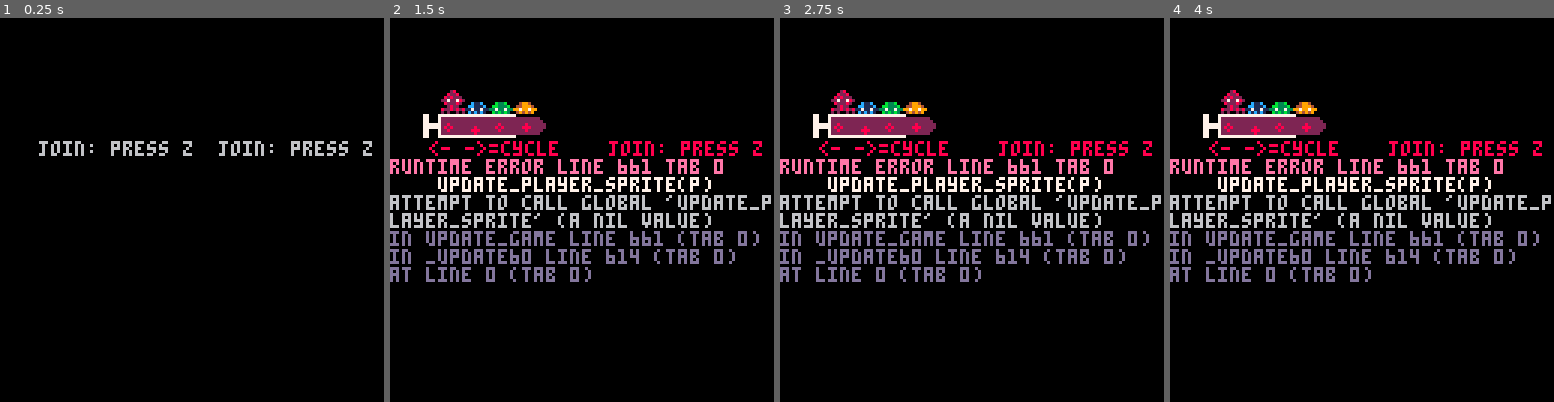
Above: before the commit, frames 1-4 (left to right).
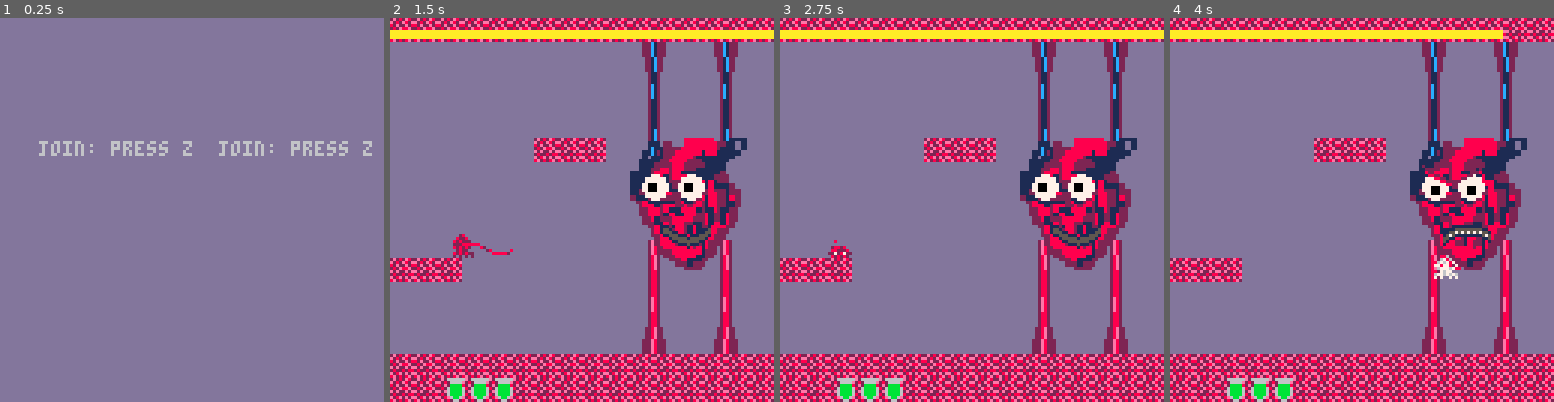
Above: after the commit, the same moments.

Repository: Von-dy/Game_Design_Final_Project
Game: PICO-8 cartridge current_build.p8
The game is run twice, just before and just after one commit, with the same random seed, the same clock (stepped at 60 frames per second) and the same inputs.
Inputs:
- Up to frame 1 (0.25 s): no input
- Up to frame 2 (1.5 s): tap O (Z key) at 0.33, 0.7, 1.43 s; tap X (X key) at 1.07 s
- Up to frame 3 (2.75 s): hold Left 1.97-2.37 s; tap X (X key) at 2.07, 2.4, 2.73 s; tap O (Z key) at 2.22 s; hold Down from 2.42 s (still down)
- Up to frame 4 (4 s): release Down at 2.82 s; hold Right 2.87-3.53 s; tap X (X key) at 3.07, 3.4, 3.73 s; tap O (Z key) at 3.1, 3.98 s; hold Up from 3.58 s (still down)

The runs differ from the first frame. In frame 1, 99% of the frame differs, in the area x 0-100%, y 0-100%; in frame 2, 97%; in frame 3, 97%; in frame 4, 97%.
Error before the commit: runtime error line 661 tab 0; update_player_sprite(p); attempt to call global 'update_player_sprite' (a nil value)

Commit message:
Last Merge Didnt work
Here is master cart

Diff:
--- a/current_build.p8
+++ b/current_build.p8
@@ -96,7 +96,7 @@
 function make_boss(n)
  if n==1 then
   --make heart boss
-  heart_boss()
+   heart_boss()
  end
  if n==2 then
  	--make stomach
@@ -110,7 +110,7 @@
 function heart_boss()
  boss.ct=time()
  boss.bullets={}
- boss.name,boss.state,boss.hp,boss.id="heart",0,1,1
+ lbx,boss.name,boss.state,boss.hp,boss.id=128,"heart",0,1,1
  boss.av={}
  boss.valves={}
  for i=1,4 do
@@ -122,8 +122,7 @@
 function stomach()
  boss.ct=time()
  boss.bullets={}
- boss.name,boss.state,boss.hp,boss.id="stomach",0,100,2
-
+ ldx,boss.name,boss.state,boss.hp,boss.id=256,"stomach",0,100,2
 end
 
 --makes the valves for the heart boss
@@ -158,7 +157,18 @@
 end
 
 function stomach_logic(s)
-
+ --first phase
+ if s==0 then
+
+ end
+ --second phase
+ if s==1 then
+
+ end
+ --final phase
+ if s==2 then
+
+ end
 end
 
 --determining what the heart boss does based on state
@@ -238,7 +248,7 @@
   tile={x=i,y=8}
   if side==1 then tile.x+=64 end
   t=rnd(5)
-  if t<=3.5 then add(boss.bullets,make_bullet(tile,3,21)) end
+  if t<=3.5 then add(boss.bullets,make_bullet(tile,3,48)) end
  end
 end
 
@@ -258,10 +268,11 @@
  end
 end
 
+--shoot a mini heart across the screen
 function mini_heart()
  local y=flr(rnd(104))+8
  tile={x=128, y=y}
- add(boss.bullets,make_bullet(tile,10,20))
+ add(boss.bullets,make_bullet(tile,10,23))
 end
 
 --for a valve, shoot a
@@ -270,7 +281,7 @@
  v.sprite=16
  --make 8 bullets, 4 diagonals 4 straight
  for i=0,7 do
-  add(boss.bullets,make_bullet(v,i,21))
+  add(boss.bullets,make_bullet(v,i,48))
  end
 end
 
@@ -285,6 +296,7 @@
    if p.state~=3 and hcollide(hx,hbox.w,hy,hbox.h,p.x,p.w,p.y,p.h) then p.hp-=1 del(boss.bullets,b) good=false p.hitcooldown=120 end
   end
 
+  --if no collide with player
   if good then
 	  --delete bullets
 	  if x>128 or x<0 or y>112 or y<8 or solid(hbox.x,hbox.y) or solid(hbox.x+hbox.w, hbox.y+hbox.h) then del(boss.bullets,b)
@@ -319,13 +331,13 @@
  end
 end
 
-function col_collision(p,c)
+--[[function col_collision(p,c)
  for i=p.x+3,p.x+6 do
   for j=p.y+3,p.y+6 do
    if pget(i,j)==c then p.hp-=1 end
   end
  end
-end
+end]]
 
 --track stats for score
 function scoreboard(n)
@@ -341,18 +353,17 @@
  end
 end
 
-function makehitbox(x,y,w,h,name)
+function makehitbox(x,y,w,h)
  hbox = {
   x=x,
   y=y,
   w=w,
   h=h
  }
- if name then hitboxes[name]=hbox add(hitboxes,hbox)
- else return hbox
- end
-end
-
+ return hbox
+end
+
+--hurt collision
 function hcollide(x1,w1,y1,h1,x2,w2,y2,h2)
  return (x2>x1+w1 or x2+w2<x1 or y2>y1+h1 or y2+h2<y1) == false
 end
@@ -361,170 +372,151 @@
 --movement functions
 function groundmovement(player)
  --import vars
- local x=player.x
- local y=player.y
- local dx=player.dx
- local dy=player.dy
-
+ x,y,dx,dy,state,d,w,h,j,a,ac,dcl,dodge,dflag,n=player.x,player.y,player.dx,player.dy,player.state,player.d,player.w,player.h,player.j,player.a,player.ac,player.dcl,player.dodge,player.dflag,player.n
+ hbox=player.hitbox
  --manage state
- if player.state<3 then
-  if (solid(x,y+9) or solid(x+7,y+9)) then
-   player.state=0
+ if state<3 then
+  if (solid(x,y+9) or solid(x+w,y+9)) then
+   state=0
+   j=0
    dy=0
-   player.sprite=206
   else
-   player.state=1
-   player.sprite=205
+   state=1
   end
  end
 
  --left
- if btn(0) then
+ if btn(0,n) then
   --change direction
-  if player.d==1 then
-   player.d=0
-  end
+  if d==1 then d=0 end
   --move
-  if dx > -2 then
-   dx-=0.25
-  end
-  player.sprite=202
- end
+  if dx > -2 then dx-=0.25 end
+ end
+
  --right
- if btn(1) then
-  if player.d==0 then
-   player.d=1
-  end
-  if dx < 2 then
-   dx+=0.25
-  end
-  player.sprite=203
- end
+ if btn(1,n) then
+  if d==0 then d=1 end
+  if dx < 2 then dx+=0.25 end
+ end
+
  --up
- if btn(2) then
-  if player.j==0 then
-   player.j=1
+ if btn(2,n) then
+  if j==0 then
+   j=1
    dy=-3.5
   end
-  if dy > -3 then
-   dy-=0.03
-  end
-  player.sprite=205
- end
+  if dy > -3 then dy-=0.03 end
+ end
+
  --down
- if btn(3) then
+ if btn(3,n) then
   --crouch
-  player.state=2
+  state=2
   --crawl (feel free to delete, just set dx=0)
   if dx~=0 then
    dx-=(dx/2)
-  end
-  player.sprite=204
- end
+   h=3
+  end
+ end
+
  --attack
- if btn(4) then
+ if btn(4,n) then
   --start attack if not attacking
-  if player.a==0 and player.ac<1 then
-   makehitbox(x,y,10,3,"player")
-   player.a=1
-   player.ac=40
-  end
- end
+  if a==0 and ac<1 then
+   player.hitbox=makehitbox(x,y,10,3)
+   a,ac=1,40
+  end
+ end
+
  --extend hitbox
- if player.a==1 and hitboxes["player"] then
+ if player.a==1 then
   --track position
-  hitboxes["player"].y=y+2
+  hbox.y=y+2
   --attack right
-  if player.d==1 then
-   hitboxes["player"].x=x+2
-   if hitboxes["player"].w<50 then
-    hitboxes["player"].w+=3
-    player.sprite=203
+  if d==1 then
+   hbox.x=x+2
+   if hbox.w<50 then
+    hbox.w+=3
    else
-    player.a=2
+    a=2
    end
   --attack left
   else
-   hitboxes["player"].x=x-(hitboxes["player"].w-4)
-   if hitboxes["player"].w<50 then
-    hitboxes["player"].w+=3
-    hitboxes["player"].x-=3
-    player.sprite=202
+   hbox.x=x-(hbox.w-4)
+   if hbox.w<50 then
+    hbox.w+=3
+    hbox.x-=3
    else
-    player.a=2
+    a=2
    end
   end
-  --if hit boss valve
-  boss_interaction(boss.id,player)
+
  --retract hitbox
- elseif player.a==2 and hitboxes["player"] then
-  hitboxes["player"].y=y+2
-  if player.d==1 then
-   hitboxes["player"].x=x+2
-   if hitboxes["player"].w>0 then
-    hitboxes["player"].w-=3
+ elseif player.a==2 then
+  hbox.y=y+2
+  if d==1 then
+   hbox.x=x+2
+   if hbox.w>0 then
+    hbox.w-=3
    else
     --finish attack
-    del(hitboxes,hitboxes["player"])
-    player.a=0
+    hbox={}
+    a=0
    end
   else
-   hitboxes["player"].x=x-(hitboxes["player"].w-8)
-   if hitboxes["player"].w>0 then
-    hitboxes["player"].w-=3
+   hbox.x=x-(hbox.w-8)
+   if hbox.w>0 then
+    hbox.w-=3
    else
     --finish attack
-    del(hitboxes,hitboxes["player"])
-    player.a=0
+    hbox={}
+    a=0
    end
   end
  end
+
  --attack cooldown
- if player.ac>0 then
-  player.ac-=1
+ if ac>0 then
+  ac-=1
  end
 
  --dodge
- if btn(5) then
-  if player.dcl==0 then
-   player.state=3
-   player.dcl=100
-   player.sprite=201
-  end
- end
- if player.state==3 then
-  player.invulnerable=true
-  if player.dodge<40 then
-   dx=0
-   dy=-0.15
-   player.dodge+=1
-   player.sprite=201
-  else
-   player.state=1
-   player.dodge=0
-  end
- else
-  --cooldown
-  if player.dcl>0 then
-   player.dcl-=1
-  end
-  player.invulnerable=false
- end
-
- --post-hit invunerability cooldown
- if player.hitcooldown>0 then
-  player.invulnerable=true
-  player.hitcooldown-=1
- else
-  player.invulnerable=false
+ if btn(5,n) then
+  if dcl==0 then
+   dflag=1
+   state=3
+   dcl=100
+  end
+ end
+
+ --if invuln
+ if state==3 then
+  --if the player was dodging
+  if dflag==1 then
+   if dodge<40 then
+    dx=0
+    dy=-0.15
+    dodge+=1
+   --player was hit
+   elseif player.hitcooldown>0 then
+    player.hitcooldown-=1
+   else
+    state,dodge,dflag=1,0,0
+   end
+  end
+ end
+
+ --cooldown
+ if dcl>0 then
+  dcl-=1
  end
 
  --gravity
- if not solid(x,y+player.h+(dy+ 0.1)) then
+ if not (solid(x,y+player.h+(dy+ 0.1)) or solid(x+player.w,y+player.h+(dy+0.1))) then
   dy+=0.15
  else
-  if player.j==1 then
-   player.j=0
+  if j==1 then
+   j=0
   end
   dy=0
  end
@@ -541,15 +533,14 @@
 
  --horizontal movement
  if not (solid(x+dx,y+dy) or solid(x+7+dx,y+dy) or solid(x+7+dx,y+6.5+dy) or solid(x+dx,y+6.5+dy)) then
-  if player.state==1 then
+  if state==1 then
    x+=(dx/2+dx/4)
   else
    x+=dx
   end
   y+=dy
  else
-  dx=0
-  dy=0
+  dx,dy=0,0
  end
  --ground bounce
  if y>105 then
@@ -559,22 +550,24 @@
   y-=0.1
  end
  --update vars
- if not (x<0 or x>122) then
-  player.x=x
- end
- player.y=y
- player.dx=dx
- player.dy=dy
+ if (x<0 or x>122) then
+  x=player.x
+ end
+
+ player.x,player.y,player.dx,player.dy,player.state,player.d,player.w,player.h,player.j,player.a,player.ac,player.dcl,player.dodge,player.dflag=x,y,dx,dy,state,d,w,h,j,a,ac,dcl,dodge,dflag
+ player.hitbox=hbox
 end
 
 function boss_interaction(id,player)
  if id==1 then
 	 for v in all(boss.valves) do
 	  vhb=v.hbox
-	  local hbp=hitboxes["player"]
+	  local hbp=player.hitbox
+   if hbp.x then
 	  if hcollide(hbp.x,hbp.w,hbp.y,hbp.h, vhb.x,vhb.w,vhb.y,vhb.h) then
 	   player.a=2
 	   v.hp-=2
+   end
 	  end
 	 end
 	end
@@ -615,6 +608,7 @@
  if game.frame_counter>=60 then game.frame_counter=0 end
  if game.state==0 then update_menu() end
  if game.state==2 then update_game() end
+ if game.state==3 then update_gameover() end
 end
 
 function update_menu()
@@ -668,6 +661,42 @@
   if boss.id==0 then make_boss(1) end
   --fighting heart boss
   boss_logic(boss.id)
+  update_timers()
+end
+
+function update_timers()
+ local t=time()
+ local currboss=boss.id
+ for p in all(players) do
+  if t-p.scores[boss.id].lasttime>2 then
+   p.scores[boss.id].timer+=1
+   p.scores[boss.id].lasttime=t
+  end
+ end
+end
+
+function update_player_sprite(p)
+ local p_s=0
+ local p_state=p.state
+ local p_d=p.d
+ local p_c=p.curr_choice
+ --0=grounded, 1=airborne, 2=crouch, 3=dodge
+ if p_state==0 then if p_d==1 then p_s=2 else p_s=1 end end
+ if p_state==1 then p_s=4 end
+ if p_state==2 then p_s=3 end
+ --color offset
+ if p_state!=3 then
+  if p_c==0 then p_s+=16 end
+  if p_c==1 then p_s+=48 end
+  --green is the base so no offset is applied
+  if p_c==3 then p_s+=32 end
+  p.sprite=p_s
+ else p.sprite=16 end
+end
+
+function update_gameover()
+ --x to restart
+ if btn(5) then _init() end
 end
 
 function heart_beat()
@@ -678,13 +707,13 @@
 
 function _draw()
  cls()
+ map(0,0,0,0,16,16)
  if game.state==0 then draw_menu() end
-
+ if game.state==2 then draw_game() end
+ if game.state==3 then draw_gameover() end
 end
 
 function draw_menu()
- --menu background
- --map(0,0,0,0,16,16)
  --menu "actors"
  for p in all(players) do
   if p.joined==true then
@@ -709,48 +738,54 @@
 function draw_syringe(p)
  local x=0
  local y=32
- if game.state==0 then
-  if p.n==0 then x=8 else x=68 end
-  if p.curr_choice==0 then p.syringe.p_col=2 p.syringe.s_col=8 end
-  if p.curr_choice==1 then p.syringe.p_col=1 p.syringe.s_col=12 end
-  if p.curr_choice==2 then p.syringe.p_col=3 p.syringe.s_col=11 end
-  if p.curr_choice==3 then p.syringe.p_col=4 p.syringe.s_col=9 end
+ local fc=game.frame_counter
+ local cc=p.curr_choice
+ local p_col=p.syringe.p_col
+ local s_col=p.syringe.s_col
+ local circ_1=p.syringe.circ_1
+ local circ_2=p.syringe.circ_2
+ local circ_3=p.syringe.circ_3
+ local circ_4 =p.syringe.circ_4
+
+ if p.n==0 then x=8 else x=68 end
+ --wtf
+ spr(7, x, y, 6, 1)
+ spr(10,x+4*8,y,2,1)
+ if cc==0 then p_col=2 s_col=8 end
+ if cc==1 then p_col=1 s_col=12 end
+ if cc==2 then p_col=3 s_col=11 end
+ if cc==3 then p_col=4 s_col=9 end
+
+ rectfill(x+9, y+1, x+41, y+6, p_col)
+ rectfill(x+42, y+2, x+42, y+5, p_col)
+ rectfill(x+43, y+3, x+43, y+4, p_col)
+
+ if fc<30 then
+  if fc%12==0 then circ_1+=.5 end
+  if fc%15==0 then circ_2+=.5 end
+  if fc%14==0 then circ_3+=.5 end
+  if fc%13==0 then circ_4+=.5 end
+  if circ_1==3 then circ_1=0 end
+  if circ_2==3 then circ_2=0 end
+  if circ_3==3 then circ_3=0 end
+  if circ_4==3 then circ_4=0 end
+ end
+ if game.frame_counter<30 then
+  circfill(x+10, y+5-circ_1, 1, s_col)
+  circ(x+19, y+5-circ_2, 1, s_col)
+  circfill(x+29, y+5-circ_3, 1, s_col)
+  circ(x+38, y+5-circ_4, 1, s_col)
  else
-  x=p.x
-  y=p.y
- end
- spr(7, x, y, 5, 1)
-
- if p.curr_choice==0 then p.syringe.p_col=2 p.syringe.s_col=8 end
- if p.curr_choice==1 then p.syringe.p_col=1 p.syringe.s_col=12 end
- if p.curr_choice==2 then p.syringe.p_col=3 p.syringe.s_col=11 end
- if p.curr_choice==3 then p.syringe.p_col=4 p.syringe.s_col=9 end
-
- rectfill(x+9, y+1, x+41, y+6, p.syringe.p_col)
- rectfill(x+42, y+2, x+42, y+5, p.syringe.p_col)
- rectfill(x+43, y+3, x+43, y+4, p.syringe.p_col)
-
- if game.frame_counter<30 then
-  if game.frame_counter%12==0 then p.syringe.circ_1+=.5 end
-  if game.frame_counter%15==0 then p.syringe.circ_2+=.5 end
-  if game.frame_counter%14==0 then p.syringe.circ_3+=.5 end
-  if game.frame_counter%13==0 then p.syringe.circ_4+=.5 end
-  if p.syringe.circ_1==3 then p.syringe.circ_1=0 end
-  if p.syringe.circ_2==3 then p.syringe.circ_2=0 end
-  if p.syringe.circ_3==3 then p.syringe.circ_3=0 end
-  if p.syringe.circ_4==3 then p.syringe.circ_4=0 end
- end
- if game.frame_counter<30 then
-  circfill(x+10, y+5-p.syringe.circ_1, 1, p.syringe.s_col)
-  circ(x+19, y+5-p.syringe.circ_2, 1, p.syringe.s_col)
-  circfill(x+29, y+5-p.syringe.circ_3, 1, p.syringe.s_col)
-  circ(x+38, y+5-p.syringe.circ_4, 1, p.syringe.s_col)
- else
-  circ(x+11, y+5-p.syringe.circ_1, 1, p.syringe.s_col)
-  circfill(x+20, y+5-p.syringe.circ_2, 1, p.syringe.s_col)
-  circ(x+28, y+5-p.syringe.circ_3, 1, p.syringe.s_col)
-  circfill(x+37, y+5-p.syringe.circ_4, 1, p.syringe.s_col)
- end
+  circ(x+11, y+5-circ_1, 1, s_col)
+  circfill(x+20, y+5-circ_2, 1, s_col)
+  circ(x+28, y+5-circ_3, 1, s_col)
+  circfill(x+37, y+5-circ_4, 1, s_col)
+ end
+
+ p.syringe.circ_1=circ_1
+ p.syringe.circ_2=circ_2
+ p.syringe.circ_3=circ_3
+ p.syringe.circ_4=circ_4
 end
 
 function draw_instructions(p)
@@ -772,6 +806,45 @@
  end
 end
 
+function draw_game()
+ draw_boss()
+ draw_players()
+ draw_hud(boss.id)
+ draw_bullets()
+end
+
+function draw_players()
+ for p in all(players) do
+  local p_cc=p.curr_choice
+  local p_hb=p.hitbox
+  local pcol=0
+  local scol=0
+
+  if p_cc==0 then
+   pcol=2
+   scol=8
+  end
+  if p_cc==1 then
+   pcol=1
+   scol=12
+  end
+  if p_cc==2 then
+   pcol=3
+   scol=11
+  end
+  if p_cc==3 then
+   pcol=9
+   scol=10
+  end
+  spr(p.sprite,p.x,p.y)
+  if p_hb.x then
+  for i=0, p_hb.w-1 do
+   local col=flr(rnd(3))
+   if col>1 then pset(p_hb.x+i, 2*sin(i/p_hb.w)+p_hb.y+2, pcol) else pset(p_hb.x+i, 2*sin(i/p_hb.w)+p_hb.y+2, scol) end
+  end
+  end
+ end
+end
 
 --given id of boss, draw the hp
 function draw_hud(id)
@@ -779,28 +852,42 @@
  local hpleft=0
  if id==1 then
   for v in all(boss.valves) do
-   if v.sprite==1 then rectfill(v.x,v.y,v.x+3,v.y+8,1) end
    hpleft+=v.hp
   end
   rectfill(0,4,(hpleft/200)*128,6,10)
  --end heart boss drawing
  end
-
+ for p in all(players) do
+  tempx=10
+  if p.n==1 then tempx=80 end
+  if p.hp>0 then
+   for h=1,p.hp do
+    spr(32,tempx+h*8,120)
+   end
+  end
+ end
 end
 
 function draw_boss()
- if c==1 then
-  draw_valves()
-  sspr(88, 0, 32, 32, 75,39, 46, 46)
- else
-  draw_valves()
-  sspr(88, 0, 32, 32, 76,40, 44, 44)
- end
- draw_face()
-end
-
-function draw_face()
+ if boss.id==1 then draw_heart() end
+ if boss.id==2 then draw_stomach() end
+ --if boss.id==3 then draw_lungs() end
+ --if boss.id==4 then draw_brain() end
+end
+
+function draw_heart()
+ sspr(0, 96, 8, 8, 108, 8, 8, 38)
+ sspr(0, 104, 8, 8, 108, 74, 8, 38)
+ sspr(0, 96, 8, 8, 84, 8, 8, 38)
+ sspr(0, 104, 8, 8, 84, 74, 8, 38)
+ sspr(0, 64, 32, 32, 76,40, 44+c%2, 44+c%2)
  draw_eyes(boss.state, 88, 56, 4, 12, 2, 8)
+ draw_lips(boss.state, 91, 72, 16, 1, 5)
+end
+
+function draw_stomach()
+ sspr(32, 64, 32, 32, 76, 40, 44, 44)
+ draw_eyes(boss.state, 88, 56, 4, 12, 3, 11)
  draw_lips(boss.state, 91, 72, 16, 1, 5)
 end
 
@@ -897,12 +984,28 @@
  end
 end
 
- function draw_valves()
-  sspr(80, 0, 8, 8, 108, 8, 8, 38)
-  sspr(80, 8, 8, 8, 108, 74, 8, 38)
-  sspr(80, 0, 8, 8, 84, 8, 8, 38)
-  sspr(80, 8, 8, 8, 84, 74, 8, 38)
- end
+function draw_bullets()
+ for b in all(boss.bullets) do
+  spr(b.sprite,b.x,b.y)
+ end
+end
+
+function draw_gameover()
+ cls()
+ print("game over",50,30,3)
+ line(50,36,84,36,3)
+ print("time",28,42,11)
+ print("hits taken",58,42)
+ local ypos=52
+ for p in all(players) do
+  spr(p.sprite,12,ypos)
+  print(p.scores[boss.id].timer,28,ypos)
+  print(p.scores[boss.id].hitstaken,58,ypos)
+  ypos+=16
+ end
+ print("x to restart",45,100,3)
+end
+
 
 __gfx__
 00000000000b30000003b0000000000000b33b0000b33b000003b000000770007777777777777777777777777700000000000000000000000000000000000000
@@ -913,14 +1016,14 @@
 007007000033b300003b33000bb333b00030030000300300003b3300000770007000000000000000000000000007000000000000000000000000000000000000
 0000000033b3b3b00b3b3b333373373300b0030000b00300b33b3b3b000770007000000000000000000000000070000000000000000000000000000000000000
 00000000b0303030030303030b3b3b3000b00b0000b00b0030300303000770007777777777777777777777777700000000000000000000000000000000000000
-00076000000820000002800000000000008228000082280000028000000000000000000000000000000000000000000000000000000000000000000000000000
-00677600008228000082280000000000082228800822288000822800000000000000000000000000000000000000000000000000000000000000000000000000
-06767770022282800828222000000000827227228272272208282220000000000000000000000000000000000000000000000000000000000000000000000000
-77877867272722200222727200000000028222800282228022722782000000000000000000000000000000000000000000000000000000000000000000000000
-06777670028222800822282000822800002228000022280008222820000000000000000000000000000000000000000000000000000000000000000000000000
-00767700002282000028220008822280002002000020020000282200000000000000000000000000000000000000000000000000000000000000000000000000
-67767676228282800828282222722722008002000080020082282828000000000000000000000000000000000000000000000000000000000000000000000000
-70700707802020200202020208282820008008000080080020200202000000000000000000000000000000000000000000000000000000000000000000000000
+00076000000820000002800000000000008228000082280000028000000000000000000000000000000000000007700077777777777777777777777777000000
+00677600008228000082280000000000082228800822288000822800000000000000000000000000000000000007700070000000000000000000000000700000
+06767770022282800828222000000000827227228272272208282220088088000000000000000000000000000007700070000000000000000000000000070000
+778778672727222002227272000000000282228002822280227227828ee8ee800000000000000000000000000007777770000000000000000000000000007000
+067776700282228008222820008228000022280000222800082228208eeeee800000000000000000000000000007777770000000000000000000000000007555
+0076770000228200002822000882228000200200002002000028220008eee8000000000000000000000000000007700070000000000000000000000000070000
+67767676228282800828282222722722008002000080020082282828008e80000000000000000000000000000007700070000000000000000000000000700000
+70700707802020200202020208282820008008000080080020200202000800000000000000000000000000000007700077777777777777777777777777000000
 06666660000490000009400000000000004994000049940000094000000000000000000000000000000000000000000000000000000000000000000000000000
 00666600004994000049940000000000049994400499944000499400000000000000000000000000000000000000000000000000000000000000000000000000
 00bbbb00099949400494999000000000497997994979979904949990000000000000000000000000000000000000000000000000000000000000000000000000
@@ -930,12 +1033,12 @@
 006bb600994949400494949999799799004009000040090049949494000000000000000000000000000000000000000000000000000000000000000000000000
 00066000409090900909090904949490004004000040040090900909000000000000000000000000000000000000000000000000000000000000000000000000
 00000000000c10000001c0000000000000c11c0000c11c000001c000000000000000000000000000000000000000000000000000000000000000000000000000
-0000000000c11c0000c11c00000000000c111cc00c111cc000c11c00000000000000000000000000000000000000000000000000000000000000000000000000
-000000000111c1c00c1c111000000000c1711711c17117110c1c1110000000000000000000000000000000000000000000000000000000000000000000000000
-0000000017171110011171710000000001c111c001c111c0117117c1000000000000000000000000000000000000000000000000000000000000000000000000
-0000000001c111c00c111c1000c11c0000111c0000111c000c111c10000000000000000000000000000000000000000000000000000000000000000000000000
-000000000011c100001c11000cc111c00010010000100100001c1100000000000000000000000000000000000000000000000000000000000000000000000000
-0000000011c1c1c00c1c1c111171171100c0010000c00100c11c1c1c000000000000000000000000000000000000000000000000000000000000000000000000
+0007700000c11c0000c11c00000000000c111cc00c111cc000c11c00000000000000000000000000000000000000000000000000000000000000000000000000
+007777000111c1c00c1c111000000000c1711711c17117110c1c1110000000000000000000000000000000000000000000000000000000000000000000000000
+0777777017171110011171710000000001c111c001c111c0117117c1000000000000000000000000000000000000000000000000000000000000000000000000
+0777777001c111c00c111c1000c11c0000111c0000111c000c111c10000000000000000000000000000000000000000000000000000000000000000000000000
+007777000011c100001c11000cc111c00010010000100100001c1100000000000000000000000000000000000000000000000000000000000000000000000000
+0007700011c1c1c00c1c1c111171171100c0010000c00100c11c1c1c000000000000000000000000000000000000000000000000000000000000000000000000
 00000000c0101010010101010c1c1c1000c00c0000c00c0010100101000000000000000000000000000000000000000000000000000000000000000000000000
 000000002e282e8222eeee22dddddddd4ff4ff4fef8e8f8fe8888e8822888822ffffffdf00000000000000000000000000000000000000000000000000000000
 00000000e282e82e2e2277e2ddddddddf77f47f7f8ff88e88e8e8eee28227782fffffffd00000000000000000000000000000000000000000000000000000000
